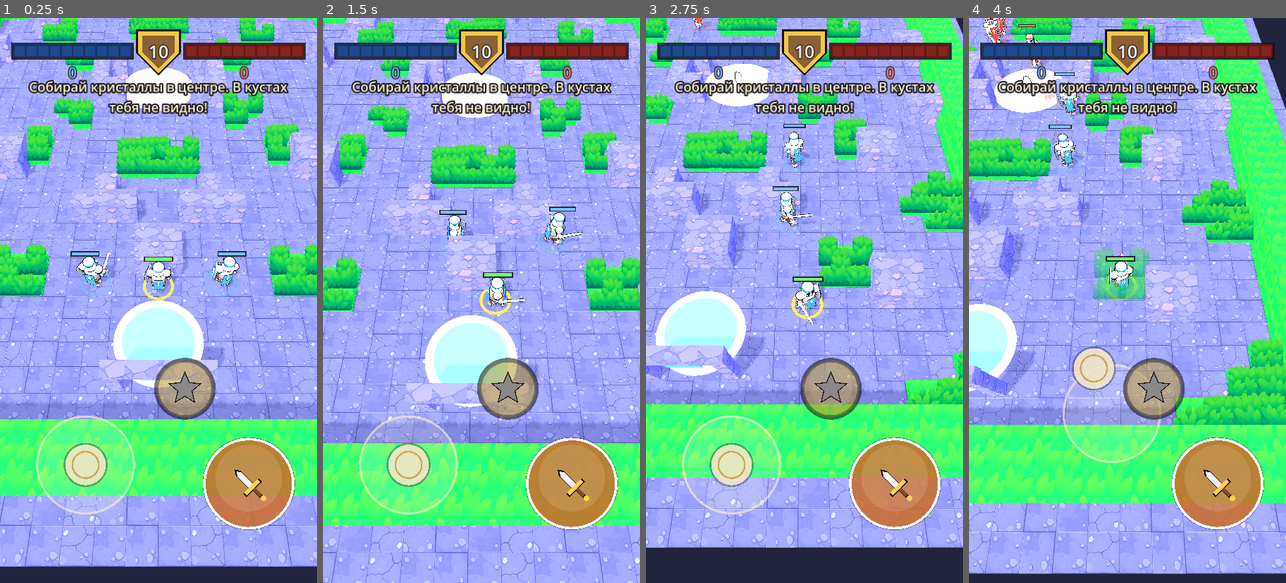
Above: before the commit, frames 1-4 (left to right).
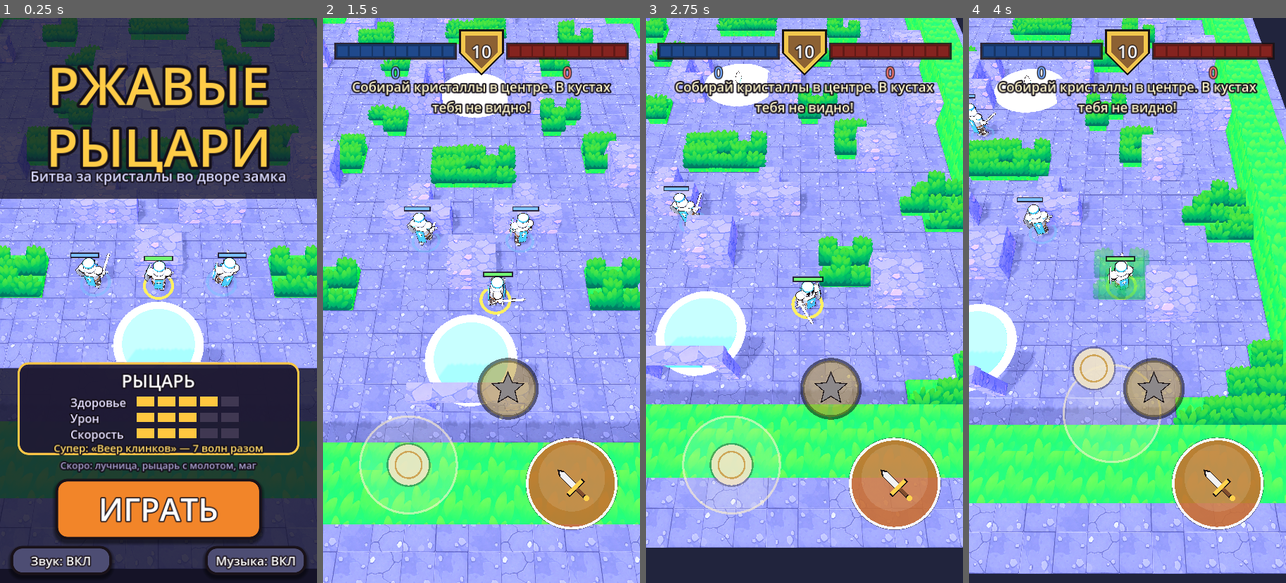
Above: after the commit, the same moments.

Repository: huhenbekon-byte/rusty-knights
Game: Godot game, scene res://main.tscn
Same seed, same stepped clock (60 frames per second), same inputs: the game is played once before the commit and once after it. Sound files missing from this copy of the repository are replaced by a short silence.
Inputs (mouse positions are in pixels of both pictures, inside the frame that each line leads up to):
- Up to frame 1 (0.25 s): no input
- Up to frame 2 (1.5 s): click (481, 509) at 0.5 s, where only the run after the commit has a clickable "ИГРАТЬ"; tap Enter at 1.25 s; move the mouse to (551, 272) at 1.27 s; hold D from 1.28 s (still down); tap E at 1.35 s; click (551, 272) at 1.42 s
- Up to frame 3 (2.75 s): tap Space at 1.52 s; release D at 2 s; drag from (741, 328) to (788, 413) at 2.02 s
- Up to frame 4 (4 s): move the mouse to (1159, 176) at 2.77 s; hold D 2.78-3.5 s; tap E at 2.85 s; click (1159, 176) at 2.92 s; drag from (1111, 413) to (1032, 215) at 3.52 s

The runs differ from the first frame. In frame 1, 75% of the frame differs, in the area x 0-100%, y 0-100%; in frame 2, 9.0%; in frame 3, 1.5%; in frame 4, 2.2%.

Commit message:
Add files via upload

Diff:
--- a/bolt.gd
+++ b/bolt.gd
@@ -43,6 +43,7 @@
 	var hit := get_world_3d().direct_space_state.intersect_ray(q)
 	if not hit.is_empty():
 		main.sfx("wall", global_position, -7.0)
+		main.fx_burst(global_position, Color(0.6, 0.55, 0.9), 6, 2.5, 0.07, 0.35)
 		queue_free()
 		return
 	global_position = to
--- a/knight.gd
+++ b/knight.gd
@@ -26,6 +26,7 @@
 var _since_hit := 10.0
 var _respawn_t := 0.0
 var _walk_t := 0.0
+var _dust_t := 0.0
 var _strafe := 1.0
 var _strafe_t := 0.0
 var _stuck_t := 0.0
@@ -293,6 +294,12 @@
 		facing = move_dir.normalized()
 	_visual.rotation.y = lerp_angle(_visual.rotation.y, atan2(facing.x, facing.z), minf(1.0, delta * 14.0))
 	_animate(delta)
+	# пыль из-под ног (в кустах не пылим, чтобы не выдавать засаду)
+	if move_dir != Vector3.ZERO and not in_bush:
+		_dust_t -= delta
+		if _dust_t <= 0.0:
+			_dust_t = 0.22
+			main.fx_burst(global_position + Vector3(0, 0.05, 0), Color(0.82, 0.82, 0.95, 0.7), 3, 0.9, 0.1, 0.35, 0.6)
 
 	_hp_fill.scale.x = maxf(0.001, hp / max_hp)
 	_hp_fill.position.x = 0.0
@@ -365,6 +372,10 @@
 		var a := deg_to_rad(-30.0 + i * 10.0)
 		_spawn_wave(facing.rotated(Vector3.UP, a), 28.0, 0.75)
 	main.sfx("super", global_position)
+	main.fx_ring(global_position, main.team_colors[team], 3.4, 0.4)
+	main.fx_burst(global_position + Vector3(0, 0.9, 0), Color(1, 0.9, 0.5), 18, 6.0, 0.07, 0.45, -4.0)
+	if is_player:
+		main.shake(0.3)
 	return true
 
 
@@ -381,6 +392,11 @@
 	hp -= amount
 	_since_hit = 0.0
 	main.sfx("hit", global_position, 0.0 if is_player else -2.0)
+	main.fx_burst(global_position + Vector3(0, 1.0, 0), Color(1, 0.85, 0.4), 10, 4.0, 0.06, 0.35)
+	main.fx_text(global_position + Vector3(0, 2.3, 0), "-%d" % int(amount),
+		Color(1, 0.35, 0.3) if is_player else Color(1, 1, 1))
+	if is_player:
+		main.shake(0.35)
 	reveal_t = maxf(reveal_t, 0.6)
 	var tw := create_tween()
 	tw.tween_property(_visual, "scale", Vector3.ONE, 0.15).from(Vector3(1.2, 0.85, 1.2))
@@ -394,6 +410,11 @@
 	collision_layer = 0
 	_respawn_t = 3.0
 	main.sfx("death", global_position)
+	# доспехи разлетаются: сталь и ткань цвета команды
+	main.fx_burst(global_position + Vector3(0, 0.9, 0), Color(0.62, 0.64, 0.7), 12, 6.0, 0.16, 1.1, -14.0)
+	main.fx_burst(global_position + Vector3(0, 0.8, 0), (main.team_colors[team] as Color).darkened(0.3), 8, 4.5, 0.14, 1.0, -12.0)
+	main.fx_ring(global_position, Color(0.8, 0.8, 0.9), 2.0, 0.5)
+	main.shake(0.6, global_position)
 	main.on_knight_died(self)
 
 
@@ -404,6 +425,8 @@
 	visible = true
 	collision_layer = 2
 	_visual.scale = Vector3.ONE
+	main.fx_ring(spawn_pos, main.team_colors[team], 1.8, 0.5)
+	main.fx_burst(spawn_pos + Vector3(0, 0.3, 0), (main.team_colors[team] as Color).lightened(0.5), 14, 3.0, 0.06, 0.7, 3.0)
 	if is_player:
 		main.sfx("respawn")
 
--- a/main.gd
+++ b/main.gd
@@ -75,6 +75,15 @@
 var _hint_t := 6.0
 var _super_key := false
 
+static var in_game := false    # false — показываем меню, на фоне дерутся боты
+var sound_on := true
+var music_on := true
+var _shake := 0.0
+var _hud: Control
+var _menu: Control
+var _sound_btn: Button
+var _music_btn: Button
+
 
 func _ready() -> void:
 	randomize()
@@ -87,33 +96,42 @@
 		for j in range(src.length() - 1, -1, -1):
 			rev += src[j]
 		_grid.append(rev)
+	_load_settings()
 	_build_world()
 	_build_arena()
 	_spawn_knights()
 	_build_ui()
 	_setup_audio()
-	_setup_screenshots()
-
-
-## Режим автоскриншотов: godot --path . -- --shots=/путь/к/папке
-## Игрок управляется ботом, игра снимает 3 кадра и закрывается.
-func _setup_screenshots() -> void:
-	var dir := ""
+	var shots := _shots_dir()
+	if shots != "":
+		_setup_screenshots(shots)
+	elif not in_game:
+		_open_menu()
+
+
+func _shots_dir() -> String:
 	for a in OS.get_cmdline_user_args():
 		if a.begins_with("--shots="):
-			dir = a.substr(8)
-	if dir == "":
-		return
+			return a.substr(8)
+	return ""
+
+
+## Режим автоскриншотов: godot --path . -- --shots=/путь/к/папке
+## Кадр 1 — главное меню, кадры 2–3 — бой (игрок под управлением бота).
+func _setup_screenshots(dir: String) -> void:
 	DirAccess.make_dir_recursive_absolute(dir)
-	player.autopilot = true
-	_hint_t = 0.0
-	var times := [5.0, 11.0, 18.0]
+	_open_menu()
+	var times := [3.0, 9.0, 16.0]
 	for i in times.size():
 		await get_tree().create_timer(times[i] - (times[i - 1] if i > 0 else 0.0)).timeout
 		await RenderingServer.frame_post_draw
 		var img := get_viewport().get_texture().get_image()
 		img.save_png("%s/shot_%d.png" % [dir, i + 1])
 		print("saved shot ", i + 1)
+		if i == 0:
+			_menu.visible = false
+			_hud.visible = true
+			_hint_t = 0.0
 	get_tree().quit()
 
 
@@ -403,6 +421,7 @@
 	root.mouse_filter = Control.MOUSE_FILTER_IGNORE
 	_anchor(root, 0, 0, 1, 1, 0, 0, 0, 0)
 	layer.add_child(root)
+	_hud = root
 
 	_score_bar = ScoreBarScript.new()
 	_score_bar.colors = team_colors
@@ -442,14 +461,19 @@
 	_result_label = _label(84, Color.WHITE)
 	_anchor(_result_label, 0, 0.35, 1, 0.35, 0, -70, 0, 70)
 	_result.add_child(_result_label)
-	var again = TouchButtonScript.new()
-	again.label_text = "ЕЩЁ РАЗ"
-	again.color = Color(0.3, 0.8, 0.4)
-	_anchor(again, 0.5, 0.5, 0.5, 0.5, -120, 0, 120, 240)
+	_result.mouse_filter = Control.MOUSE_FILTER_STOP
+	var again := _make_button("ЕЩЁ РАЗ", Color(0.3, 0.75, 0.35), 52)
+	_anchor(again, 0.5, 0.5, 0.5, 0.5, -210, 20, 210, 150)
 	again.pressed.connect(func():
-		sfx("click")
+		in_game = true
 		get_tree().reload_current_scene())
 	_result.add_child(again)
+	var to_menu := _make_button("В МЕНЮ", Color(0.45, 0.42, 0.62), 40)
+	_anchor(to_menu, 0.5, 0.5, 0.5, 0.5, -170, 180, 170, 280)
+	to_menu.pressed.connect(func():
+		in_game = false
+		get_tree().reload_current_scene())
+	_result.add_child(to_menu)
 
 
 func _update_ui() -> void:
@@ -484,6 +508,9 @@
 	var cam_target := target + CAM_OFFSET
 	cam_target.x = clampf(cam_target.x, -7.0, 7.0)
 	_camera.position = _camera.position.lerp(cam_target, clampf(delta * 5.0, 0.0, 1.0))
+	if _shake > 0.0:                                 # тряска камеры
+		_camera.position += Vector3(randf_range(-1, 1), 0, randf_range(-1, 1)) * _shake * 0.35
+		_shake = maxf(0.0, _shake - delta * 2.5)
 
 	for b in batteries:
 		b.rotation.y += delta * 2.5
@@ -551,11 +578,15 @@
 				batteries.remove_at(i)
 				b.queue_free()
 				sfx("pickup", kp, 0.0 if k.is_player else -5.0)
+				fx_burst(b.position, Color(0.4, 1.0, 0.6), 10, 2.5, 0.06, 0.5, 2.0)
 		var st: Vector3 = stations[k.team]
 		if k.carried > 0 and Vector2(st.x - kp.x, st.z - kp.z).length() < 1.8:
+			fx_text(st + Vector3(0, 2.8, 0), "+%d" % k.carried, Color(0.45, 1, 0.65), 90)
 			score[k.team] += k.carried
 			k.carried = 0
 			sfx("score", null, 0.0 if k.team == player.team else -6.0)
+			fx_ring(st, team_colors[k.team], 3.0, 0.6)
+			fx_burst(st + Vector3(0, 0.3, 0), (team_colors[k.team] as Color).lightened(0.4), 24, 5.0, 0.08, 0.8, -6.0)
 			if score[k.team] >= WIN_SCORE:
 				_end_game(k.team)
 				return
@@ -563,6 +594,10 @@
 
 func _end_game(winner: int) -> void:
 	game_over = true
+	if not in_game:                 # бой ботов за меню — просто начинаем заново
+		await get_tree().create_timer(2.5).timeout
+		get_tree().reload_current_scene()
+		return
 	_result.visible = true
 	_result_label.text = "ПОБЕДА!" if winner == player.team else "ПОРАЖЕНИЕ"
 	_result_label.add_theme_color_override("font_color", team_colors[winner])
@@ -585,12 +620,15 @@
 	add_child(_music)
 	_music.finished.connect(func(): _music.play())   # музыка по кругу
 	_music.play()
+	_music.stream_paused = not music_on
 
 
 ## Проиграть звук. pos — где он прозвучал (дальше от игрока — тише), null — без затухания.
 func sfx(sound: String, pos = null, volume := 0.0) -> void:
-	if not _sfx.has(sound):
+	if not _sfx.has(sound) or not sound_on:
 		return
+	if not in_game and _menu and _menu.visible and sound != "click":
+		volume -= 9.0                                 # бой за меню звучит тише
 	if pos != null and player:
 		var d: float = (pos as Vector3).distance_to(player.global_position)
 		if d > 16.0:
@@ -655,3 +693,249 @@
 		p.x = clampf(p.x, -HALF_W + 0.8, HALF_W - 0.8)
 		p.z = clampf(p.z, -HALF_L + 0.8, HALF_L - 0.8)
 		_spawn_battery(p)
+
+
+# ---------------------------------------------------------------- эффекты
+
+var _fx_mats := {}
+
+
+func _fx_mat(color: Color) -> StandardMaterial3D:
+	var key := color.to_html()
+	if not _fx_mats.has(key):
+		var m := StandardMaterial3D.new()
+		m.shading_mode = BaseMaterial3D.SHADING_MODE_UNSHADED
+		m.vertex_color_use_as_albedo = true
+		m.transparency = BaseMaterial3D.TRANSPARENCY_ALPHA
+		_fx_mats[key] = m
+	return _fx_mats[key]
+
+
+## Взрыв частиц: искры, обломки, пыль. gravity < 0 — падают, > 0 — всплывают.
+func fx_burst(pos: Vector3, color: Color, amount := 12, speed := 4.0, size := 0.08,
+		life := 0.5, gravity := -9.0) -> void:
+	var p := CPUParticles3D.new()
+	var mesh := BoxMesh.new()
+	mesh.size = Vector3(size, size, size)
+	mesh.material = _fx_mat(color)
+	p.mesh = mesh
+	p.amount = amount
+	p.lifetime = life
+	p.one_shot = true
+	p.explosiveness = 1.0
+	p.direction = Vector3.UP
+	p.spread = 80.0
+	p.initial_velocity_min = speed * 0.5
+	p.initial_velocity_max = speed
+	p.gravity = Vector3(0, gravity, 0)
+	p.angular_velocity_min = -360.0
+	p.angular_velocity_max = 360.0
+	p.scale_amount_min = 0.6
+	p.scale_amount_max = 1.3
+	var curve := Curve.new()
+	curve.add_point(Vector2(0, 1))
+	curve.add_point(Vector2(1, 0))
+	p.scale_amount_curve = curve
+	p.color = color
+	p.position = pos
+	add_child(p)
+	p.emitting = true
+	get_tree().create_timer(life + 0.3).timeout.connect(p.queue_free)
+
+
+## Расходящееся кольцо по земле (супер, сдача кристаллов, возрождение).
+func fx_ring(pos: Vector3, color: Color, radius := 2.5, time := 0.45) -> void:
+	var mi := MeshInstance3D.new()
+	var t := TorusMesh.new()
+	t.inner_radius = 0.85
+	t.outer_radius = 1.0
+	t.rings = 32
+	mi.mesh = t
+	var m := StandardMaterial3D.new()
+	m.shading_mode = BaseMaterial3D.SHADING_MODE_UNSHADED
+	m.transparency = BaseMaterial3D.TRANSPARENCY_ALPHA
+	m.albedo_color = color.lightened(0.3)
+	mi.material_override = m
+	mi.position = Vector3(pos.x, 0.08, pos.z)
+	mi.scale = Vector3(0.2, 0.05, 0.2)
+	mi.cast_shadow = GeometryInstance3D.SHADOW_CASTING_SETTING_OFF
+	add_child(mi)
+	var tw := create_tween().set_parallel(true)
+	tw.tween_property(mi, "scale", Vector3(radius, 0.05, radius), time).set_ease(Tween.EASE_OUT).set_trans(Tween.TRANS_CUBIC)
+	tw.tween_property(m, "albedo_color:a", 0.0, time)
+	tw.chain().tween_callback(mi.queue_free)
+
+
+## Всплывающий текст над головой (урон, очки).
+func fx_text(pos: Vector3, text: String, color: Color, size := 64) -> void:
+	var l := Label3D.new()
+	l.text = text
+	l.font_size = size
+	l.outline_size = 14
+	l.modulate = color
+	l.billboard = BaseMaterial3D.BILLBOARD_ENABLED
+	l.no_depth_test = true
+	l.position = pos + Vector3(randf_range(-0.25, 0.25), 0, 0)
+	add_child(l)
+	var tw := create_tween().set_parallel(true)
+	tw.tween_property(l, "position:y", pos.y + 1.0, 0.7).set_ease(Tween.EASE_OUT)
+	tw.tween_property(l, "modulate:a", 0.0, 0.7).set_delay(0.25)
+	tw.chain().tween_callback(l.queue_free)
+
+
+## Тряска камеры; сильнее, если событие близко к игроку.
+func shake(amount: float, pos = null) -> void:
+	if pos != null and player:
+		amount *= clampf(1.0 - (pos as Vector3).distance_to(player.global_position) / 10.0, 0.0, 1.0)
+	_shake = maxf(_shake, amount)
+
+
+# ---------------------------------------------------------------- меню
+
+func _make_button(text: String, color: Color, font_size := 44) -> Button:
+	var b := Button.new()
+	b.text = text
+	b.focus_mode = Control.FOCUS_NONE
+	b.add_theme_font_size_override("font_size", font_size)
+	b.add_theme_color_override("font_color", Color.WHITE)
+	b.add_theme_color_override("font_pressed_color", Color(1, 1, 0.85))
+	b.add_theme_color_override("font_hover_color", Color.WHITE)
+	b.add_theme_color_override("font_outline_color", Color(0.1, 0.07, 0.1))
+	b.add_theme_constant_override("outline_size", 10)
+	for state in ["normal", "hover", "pressed"]:
+		var sb := StyleBoxFlat.new()
+		var c := color
+		if state == "hover":
+			c = color.lightened(0.1)
+		elif state == "pressed":
+			c = color.darkened(0.15)
+		sb.bg_color = c
+		sb.set_corner_radius_all(26)
+		sb.set_border_width_all(6)
+		sb.border_color = Color(0.1, 0.07, 0.1)
+		sb.shadow_color = Color(0, 0, 0, 0.45)
+		sb.shadow_size = 0 if state == "pressed" else 8
+		sb.shadow_offset = Vector2(0, 6)
+		if state == "pressed":
+			sb.content_margin_top = 6
+		b.add_theme_stylebox_override(state, sb)
+	b.pressed.connect(func(): sfx("click"))
+	return b
+
+
+func _bar(parent: Control, caption: String, value: int, y: float) -> void:
+	var l := _label(26, Color(0.9, 0.88, 1.0), caption)
+	l.horizontal_alignment = HORIZONTAL_ALIGNMENT_LEFT
+	_anchor(l, 0, 0, 0, 0, 120, y, 260, y + 34)
+	parent.add_child(l)
+	for i in 5:
+		var seg := ColorRect.new()
+		seg.color = Color(1, 0.78, 0.25) if i < value else Color(0.25, 0.22, 0.32)
+		seg.mouse_filter = Control.MOUSE_FILTER_IGNORE
+		_anchor(seg, 0, 0, 0, 0, 270 + i * 48, y + 6, 310 + i * 48, y + 28)
+		parent.add_child(seg)
+
+
+func _open_menu() -> void:
+	player.autopilot = true
+	_hud.visible = false
+	var layer := CanvasLayer.new()
+	layer.layer = 5
+	add_child(layer)
+	_menu = Control.new()
+	_anchor(_menu, 0, 0, 1, 1, 0, 0, 0, 0)
+	layer.add_child(_menu)
+
+	# затемнение сверху и снизу, бой ботов виден посередине
+	for spec in [[0.0, 0.32, 0.75], [0.62, 1.0, 0.8]]:
+		var g := ColorRect.new()
+		g.color = Color(0.07, 0.06, 0.13, spec[2])
+		g.mouse_filter = Control.MOUSE_FILTER_IGNORE
+		_anchor(g, 0, spec[0], 1, spec[1], 0, 0, 0, 0)
+		_menu.add_child(g)
+
+	# название
+	var title := _label(118, Color(1.0, 0.8, 0.28), "РЖАВЫЕ\nРЫЦАРИ")
+	title.add_theme_constant_override("outline_size", 26)
+	title.add_theme_constant_override("line_spacing", -24)
+	_anchor(title, 0, 0, 1, 0, 0, 70, 0, 330)
+	title.pivot_offset = Vector2(360, 130)
+	_menu.add_child(title)
+	var tw := create_tween().set_loops()
+	tw.tween_property(title, "scale", Vector2(1.04, 1.04), 1.2).set_trans(Tween.TRANS_SINE)
+	tw.tween_property(title, "scale", Vector2.ONE, 1.2).set_trans(Tween.TRANS_SINE)
+	var sub := _label(32, Color(0.85, 0.85, 1.0), "Битва за кристаллы во дворе замка")
+	_anchor(sub, 0, 0, 1, 0, 0, 335, 0, 380)
+	_menu.add_child(sub)
+
+	# карточка героя
+	var card := Panel.new()
+	var sb := StyleBoxFlat.new()
+	sb.bg_color = Color(0.12, 0.1, 0.2, 0.92)
+	sb.set_corner_radius_all(24)
+	sb.set_border_width_all(5)
+	sb.border_color = Color(1.0, 0.78, 0.28)
+	card.add_theme_stylebox_override("panel", sb)
+	card.mouse_filter = Control.MOUSE_FILTER_IGNORE
+	_anchor(card, 0.5, 1, 0.5, 1, -320, -500, 320, -290)
+	_menu.add_child(card)
+	var hero := _label(40, Color.WHITE, "РЫЦАРЬ")
+	_anchor(hero, 0, 0, 1, 0, 0, 14, 0, 64)
+	card.add_child(hero)
+	_bar(card, "Здоровье", 4, 72)
+	_bar(card, "Урон", 3, 108)
+	_bar(card, "Скорость", 3, 144)
+	var sup := _label(24, Color(1.0, 0.85, 0.4), "Супер: «Веер клинков» — 7 волн разом")
+	_anchor(sup, 0, 0, 1, 0, 0, 176, 0, 206)
+	card.add_child(sup)
+	var soon := _label(22, Color(0.65, 0.62, 0.8), "Скоро: лучница, рыцарь с молотом, маг")
+	_anchor(soon, 0.5, 1, 0.5, 1, -320, -282, 320, -250)
+	_menu.add_child(soon)
+
+	# кнопки
+	var play := _make_button("ИГРАТЬ", Color(0.95, 0.52, 0.16), 70)
+	_anchor(play, 0.5, 1, 0.5, 1, -230, -235, 230, -100)
+	play.pressed.connect(func():
+		in_game = true
+		get_tree().reload_current_scene())
+	_menu.add_child(play)
+	var ptw := create_tween().set_loops()
+	play.pivot_offset = Vector2(230, 67)
+	ptw.tween_property(play, "scale", Vector2(1.05, 1.05), 0.6).set_trans(Tween.TRANS_SINE)
+	ptw.tween_property(play, "scale", Vector2.ONE, 0.6).set_trans(Tween.TRANS_SINE)
+
+	_sound_btn = _make_button("", Color(0.3, 0.3, 0.45), 28)
+	_anchor(_sound_btn, 0, 1, 0, 1, 24, -84, 254, -18)
+	_sound_btn.pressed.connect(func():
+		sound_on = not sound_on
+		_save_settings()
+		_refresh_toggles())
+	_menu.add_child(_sound_btn)
+	_music_btn = _make_button("", Color(0.3, 0.3, 0.45), 28)
+	_anchor(_music_btn, 1, 1, 1, 1, -254, -84, -24, -18)
+	_music_btn.pressed.connect(func():
+		music_on = not music_on
+		_music.stream_paused = not music_on
+		_save_settings()
+		_refresh_toggles())
+	_menu.add_child(_music_btn)
+	_refresh_toggles()
+
+
+func _refresh_toggles() -> void:
+	_sound_btn.text = "Звук: " + ("ВКЛ" if sound_on else "ВЫКЛ")
+	_music_btn.text = "Музыка: " + ("ВКЛ" if music_on else "ВЫКЛ")
+
+
+func _load_settings() -> void:
+	var cf := ConfigFile.new()
+	if cf.load("user://settings.cfg") == OK:
+		sound_on = cf.get_value("audio", "sound", true)
+		music_on = cf.get_value("audio", "music", true)
+
+
+func _save_settings() -> void:
+	var cf := ConfigFile.new()
+	cf.set_value("audio", "sound", sound_on)
+	cf.set_value("audio", "music", music_on)
+	cf.save("user://settings.cfg")
